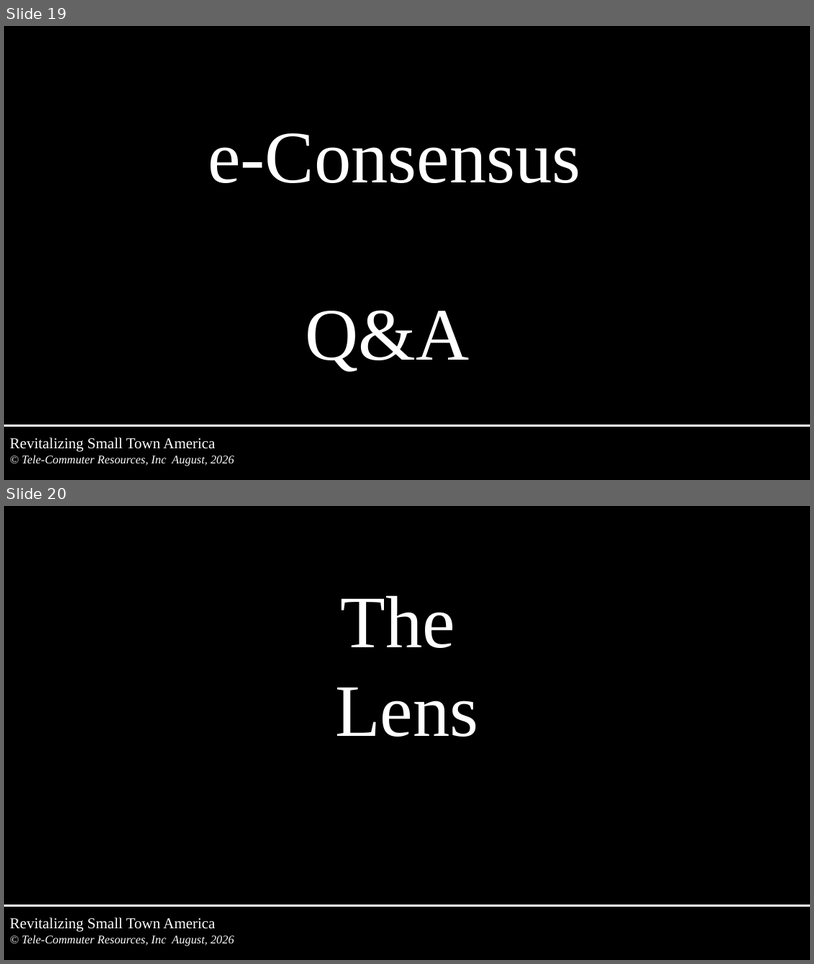
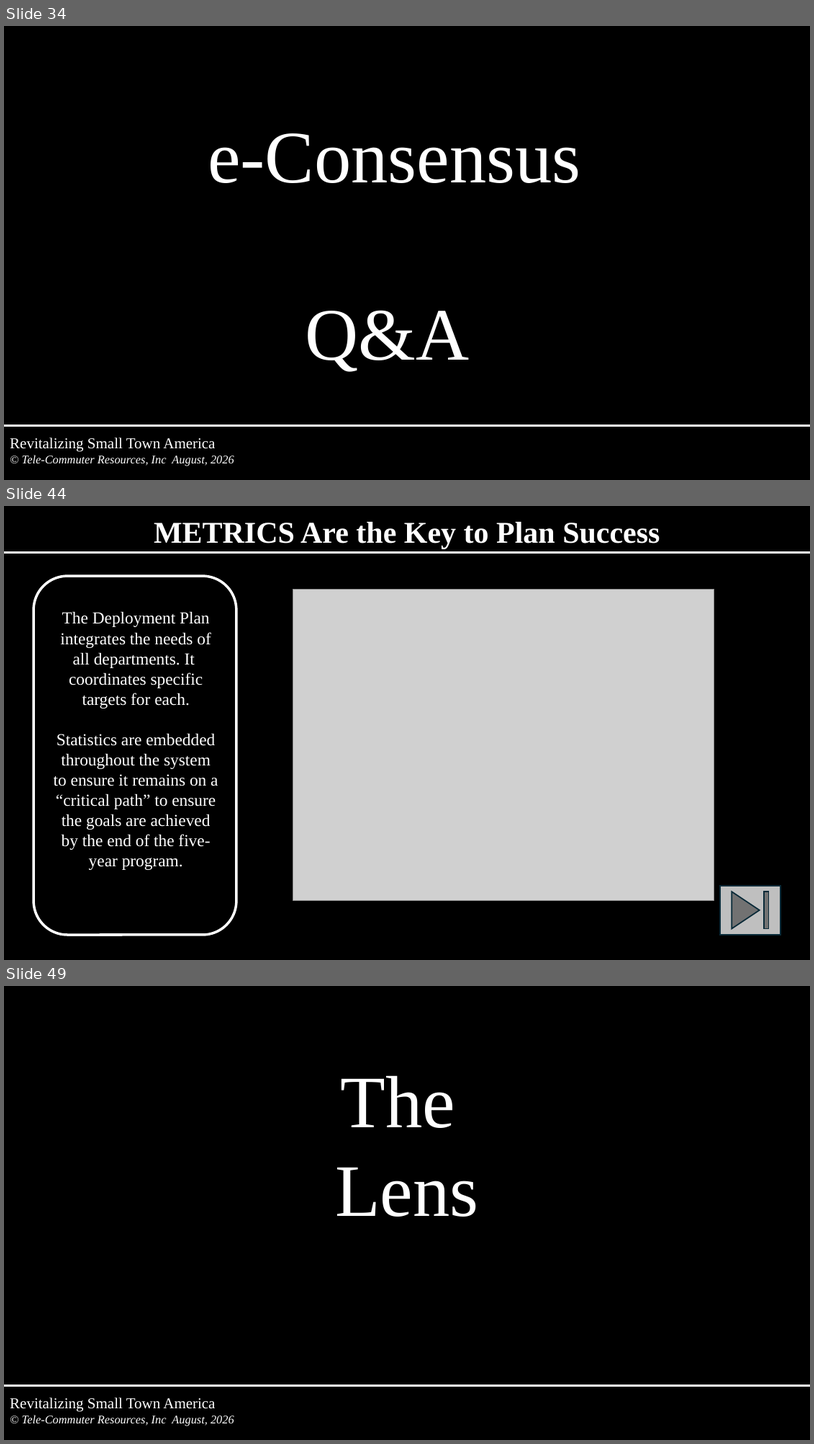
Before and after one commit to tcr-iac/iac-community-portal, a slide deck: files/Tools-Intro-for-Tom.pptx. Shown one above the other, each under a label of ours: slides 19 and 20 before the commit, slides 34, 44 and 49 after it; the slides between them are not shown. The pictures are 814x964 and 814x1444 pixels, drawn with LibreOffice and Linux fonts; fonts in the diff are those of the drawing; grey boxes stand for pictures. Boxes give left, top, right and bottom in pixels: in the first picture for what was removed or moved away, otherwise in the second. Text is boxed around its words. In the diff, an @@ line names an element or a change of style, - is before the commit and + after.

```diff
--- a/files/Tools-Intro-for-Tom.pptx
+++ b/files/Tools-Intro-for-Tom.pptx
@@ slide 44 added at box(4, 506, 810, 960), background #000000 @@
@@ text added at box(154, 522, 660, 548), 36 pt, text #FFFFFF, bold @@
+METRICS Are the Key to Plan Success
@@ line added from (4, 553) to (810, 553), #FFFFFF 2.25 pt @@
@@ rounded rectangle added at box(34, 576, 237, 935), outline #FFFFFF 3 pt @@
@@ picture added at box(293, 589, 714, 900) @@
@@ text added at box(54, 611, 218, 870), 20 pt, text #FFFFFF @@
+The Deployment Plan integrates the needs of all departments. It coordinates specific targets for each.
+Statistics are embedded throughout the system to ensure it remains on a “critical path” to ensure the goals are achieved by the end of the five-year program.
@@ action button end added at box(721, 885, 782, 934), fill #BFBFBF, outline #092A39 1.5 pt @@
@@ what was slide 19 is now slide 34 @@
@@ what was slide 20 is now slide 49 @@
```
Also in this commit, not shown: 14 slides changed, 30 other slides added, 2 slides removed, 1 other file.
